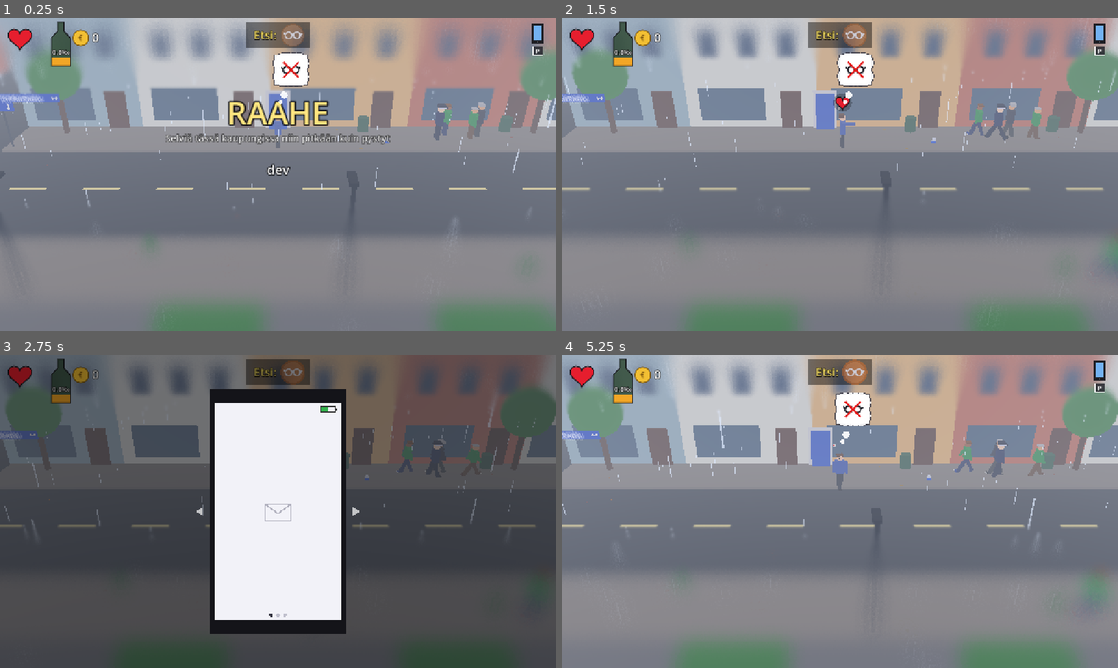
Above: before the commit, frames 1-4 (two rows, left to right).
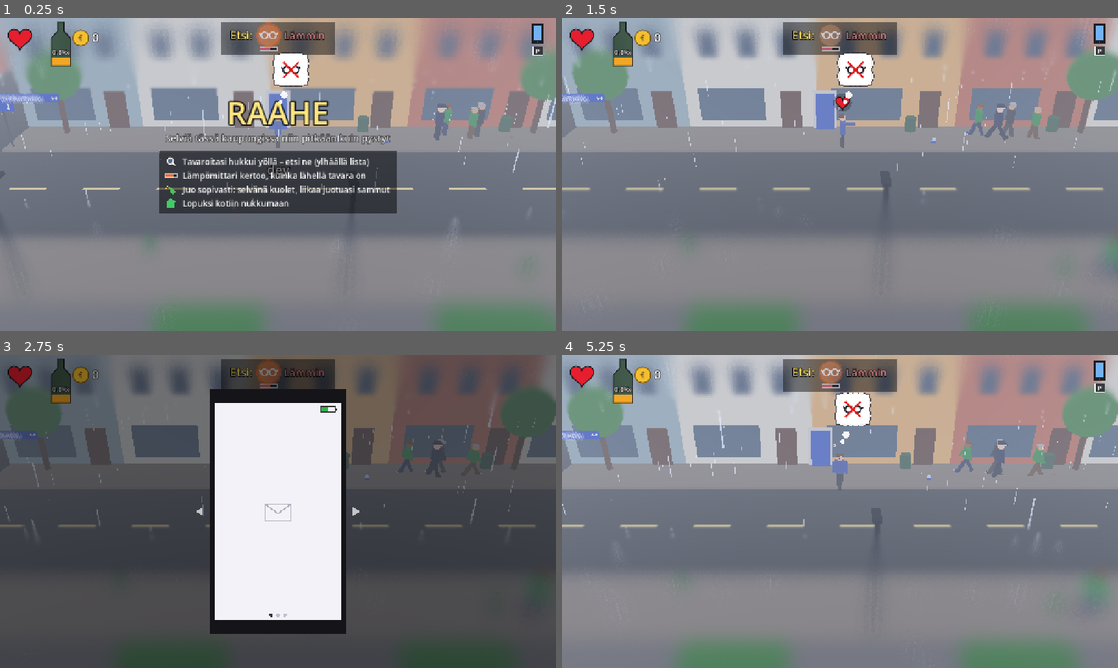
Above: after the commit, the same moments.

Repository: Ecculi/GoodMorningMoonshine
Game: Godot game, scene res://scenes/main.tscn
The game is run twice, just before and just after one commit, with the same random seed, the same clock (stepped at 60 frames per second) and the same inputs.
Inputs (mouse positions are in pixels of both pictures, inside the frame that each line leads up to):
- Up to frame 1 (0.25 s): no input
- Up to frame 2 (1.5 s): tap Enter at 0.5 s; move the mouse to (962, 158) at 0.52 s; hold Right (move_right) 0.53-1.25 s; hold Space (action) 0.53-1.25 s; click (962, 158) at 0.67 s; drag from (728, 190) to (812, 237) at 1.27 s
- Up to frame 3 (2.75 s): move the mouse to (333, 442) at 2.02 s; hold Right (move_right) from 2.03 s (still down); hold Space (action) from 2.03 s (still down); tap P (phone) at 2.1 s
- Up to frame 4 (5.25 s): release Right (move_right) at 2.75 s; release Space (action) at 2.75 s; drag from (812, 574) to (673, 464) at 2.77 s; move the mouse to (1006, 558) at 3.52 s; hold Left (move_left) 3.53-4.25 s; hold Space (action) 3.53-4.25 s; tap Z at 3.6 s; drag from (673, 464) to (756, 433) at 4.27 s; move the mouse to (867, 511) at 5.02 s; hold Down (move_down) from 5.03 s (still down); hold Space (action) from 5.03 s (still down); tap Tab at 5.1 s; click (867, 511) at 5.17 s

The runs differ from the first frame. In frame 1, 9.8% of the frame differs, in the area x 28-72%, y 1-63%; in frame 2, 1.7%; in frame 3, 1.6%; in frame 4, 1.8%.

Commit message:
Clearer goals: intro lines, a hot/cold thermometer and lost things that stand out
- New game: under the city name four short lines with icons: find what
  got lost, the thermometer tells how near, drink sensibly, then home.
- Find list: a thermometer under each missing thing (blue far, red
  near) and a word for the nearest: Kylma, Haalea, Lammin, Kuuma,
  Polttaa! (in the same block by metres).
- Lost things close by turn and bob, a glowing ring pulses round them
  and an arrow bounces above.

Co-Authored-By: Claude Opus 5.5 <noreply@anthropic.com>
Claude-Session: https://claude.ai/code/session_014p1PeeGbmYxJmsVU4HYhz4

Diff:
--- a/localization/strings.csv
+++ b/localization/strings.csv
@@ -178,3 +178,12 @@
 CAP_BIKE_1,"Pyöräilijä: ""Jalkakäytävä on minun kaistani."""
 CAP_BIKE_2,Potkulauta ajoi pois kuin mitään ei olisi tapahtunut.
 CITY_SUB,Selviä tässä kaupungissa niin pitkään kuin pystyt
+WARM_1,Kylmä
+WARM_2,Haalea
+WARM_3,Lämmin
+WARM_4,Kuuma
+WARM_5,Polttaa!
+INTRO_1,Tavaroitasi hukkui yöllä – etsi ne (ylhäällä lista)
+INTRO_2,"Lämpömittari kertoo, kuinka lähellä tavara on"
+INTRO_3,"Juo sopivasti: selvänä kuolet, liikaa juotuasi sammut"
+INTRO_4,Lopuksi kotiin nukkumaan
--- a/scripts/hud.gd
+++ b/scripts/hud.gd
@@ -112,6 +112,27 @@
 	var sub := tr("CITY_SUB")
 	draw_string_outline(font, Vector2(0, y + 40), sub, HORIZONTAL_ALIGNMENT_CENTER, vs.x, 22, 6, Color(0, 0, 0, 0.8 * a))
 	draw_string(font, Vector2(0, y + 40), sub, HORIZONTAL_ALIGNMENT_CENTER, vs.x, 22, Color(1, 1, 1, 0.9 * a))
+	# What to do, in three short lines with pictures.
+	var lines := [["SEARCH", tr("INTRO_1")], ["THERMO", tr("INTRO_2")], ["ACT_DRINK", tr("INTRO_3")], ["HOME", tr("INTRO_4")]]
+	var bw := 0.0
+	for ln in lines:
+		bw = maxf(bw, font.get_string_size(ln[1], HORIZONTAL_ALIGNMENT_LEFT, -1, 19).x)
+	var box := Rect2(Vector2((vs.x - bw - 70) * 0.5, y + 62), Vector2(bw + 70, lines.size() * 32 + 14))
+	draw_rect(box, Color(0, 0, 0, 0.5 * a))
+	for i in lines.size():
+		var ic := box.position + Vector2(28, 24 + i * 32)
+		var kind: String = lines[i][0]
+		if kind == "THERMO":
+			draw_rect(Rect2(ic + Vector2(-14, -4), Vector2(28, 8)), Color(0.1, 0.1, 0.15, a))
+			draw_rect(Rect2(ic + Vector2(-14, -4), Vector2(20, 8)), Color(1, 0.4, 0.15, a))
+			draw_rect(Rect2(ic + Vector2(-14, -4), Vector2(28, 8)), Color(1, 1, 1, 0.6 * a), false, 1.0)
+		elif kind == "HOME":
+			var hcol := Color(0.25, 0.8, 0.4, a)
+			draw_rect(Rect2(ic + Vector2(-9, -3), Vector2(18, 12)), hcol)
+			draw_colored_polygon(PackedVector2Array([ic + Vector2(-12, -2), ic + Vector2(0, -13), ic + Vector2(12, -2)]), hcol)
+		else:
+			_hint_action(ic, kind, a)
+		draw_string(font, ic + Vector2(26, 7), lines[i][1], HORIZONTAL_ALIGNMENT_LEFT, -1, 19, Color(1, 1, 1, a))
 
 
 ## A lost thing was just found: shown big in the middle of the screen.
@@ -938,21 +959,33 @@
 	var label := tr("FIND")
 	var label_w := font.get_string_size(label, HORIZONTAL_ALIGNMENT_LEFT, -1, 26).x
 	var icons_w := _today.size() * size + (_today.size() - 1) * gap
-	var w := label_w + 16.0 + icons_w + 36.0
-	var r := Rect2(Vector2((vs.x - w) * 0.5, 10), Vector2(w, size + 16))
+	# The warmest thing still missing gives the word (Cold ... Burning!).
+	var hottest := 0.0
+	for id in _today:
+		if GameState.is_lost(id):
+			hottest = maxf(hottest, warmth(id))
+	var word := tr(_warm_key(hottest))
+	var word_w := font.get_string_size(word, HORIZONTAL_ALIGNMENT_LEFT, -1, 24).x
+	var w := label_w + 16.0 + icons_w + 26.0 + word_w + 26.0
+	var r := Rect2(Vector2((vs.x - w) * 0.5, 10), Vector2(w, size + 30))
 	draw_rect(r, Color(0, 0, 0, 0.45))
-	var ty := r.get_center().y + 9
+	var ty := r.position.y + 8 + size * 0.5 + 9
 	draw_string_outline(font, Vector2(r.position.x + 18, ty), label, HORIZONTAL_ALIGNMENT_LEFT, -1, 26, 6, Color.BLACK)
 	draw_string(font, Vector2(r.position.x + 18, ty), label, HORIZONTAL_ALIGNMENT_LEFT, -1, 26, Color(1, 0.9, 0.4))
 	var x := r.position.x + 18 + label_w + 16 + size * 0.5
 	for id in _today:
-		var c := Vector2(x, r.get_center().y)
+		var c := Vector2(x, r.position.y + 8 + size * 0.5)
 		draw_circle(c, size * 0.55, Color(1, 1, 1, 0.15))
-		# Hot or cold: the nearer the thing (within about 2 blocks), the
-		# warmer and faster the glow behind its icon.
+		# Hot or cold: the nearer the thing, the warmer and faster the glow
+		# behind its icon, and the fuller and redder the thermometer under it.
 		if GameState.is_lost(id) and GameState.placements.has(id):
-			var bd: float = GameState.seg_distance(main.segment, GameState.placements[id][0])
-			var warm := clampf(1.0 - bd / 2.0, 0.0, 1.0)
+			var warm := warmth(id)
+			var bar := Rect2(c + Vector2(-size * 0.45, size * 0.5 + 6), Vector2(size * 0.9, 7))
+			draw_rect(bar, Color(0.1, 0.1, 0.15, 0.85))
+			var fill := maxf(warm, 0.08)
+			draw_rect(Rect2(bar.position, Vector2(bar.size.x * fill, bar.size.y)),
+				Color(0.3, 0.55, 1.0).lerp(Color(1.0, 0.2, 0.1), warm))
+			draw_rect(bar, Color(1, 1, 1, 0.5), false, 1.0)
 			if warm > 0.0:
 				var pulse := 0.5 + 0.5 * sin(Time.get_ticks_msec() / 1000.0 * lerpf(2.0, 12.0, warm))
 				var wc := Color(1.0, lerpf(0.7, 0.2, warm), 0.1, (0.25 + 0.5 * pulse) * warm)
@@ -966,6 +999,37 @@
 			draw_polyline(PackedVector2Array([c + Vector2(6, 10), c + Vector2(12, 16), c + Vector2(22, 2)]),
 				Color(0.3, 0.95, 0.3), 4.0, true)
 		x += size + gap
+	# The word for the warmest missing thing.
+	var word_col := Color(0.55, 0.75, 1.0).lerp(Color(1.0, 0.35, 0.2), hottest)
+	var wp := Vector2(r.end.x - word_w - 22, ty)
+	draw_string_outline(font, wp, word, HORIZONTAL_ALIGNMENT_LEFT, -1, 24, 6, Color.BLACK)
+	draw_string(font, wp, word, HORIZONTAL_ALIGNMENT_LEFT, -1, 24, word_col)
+
+
+## How near a missing thing is, 0 (cold: over 2 blocks away) .. 1 (right
+## here). Within the same block by metres, otherwise by blocks.
+func warmth(id: String) -> float:
+	if main == null or not GameState.placements.has(id):
+		return 0.0
+	var pl: Array = GameState.placements[id]
+	if pl[0] == main.segment:
+		var pos: Vector3 = pl[1]
+		var d := Vector2(pos.x - main.player.position.x, pos.z - main.player.position.z).length()
+		return lerpf(0.75, 1.0, 1.0 - clampf(d / 20.0, 0.0, 1.0))
+	var bd: float = GameState.seg_distance(main.segment, pl[0])
+	return clampf(0.75 - (bd - 0.5) * 0.3, 0.0, 0.6)
+
+
+func _warm_key(w: float) -> String:
+	if w >= 0.9:
+		return "WARM_5"
+	if w >= 0.72:
+		return "WARM_4"
+	if w >= 0.4:
+		return "WARM_3"
+	if w > 0.1:
+		return "WARM_2"
+	return "WARM_1"
 
 
 ## Morning: a thought bubble above the character's head with the things
--- a/scripts/lost_item_node.gd
+++ b/scripts/lost_item_node.gd
@@ -1,7 +1,8 @@
 extends Node3D
 ## One of the player's lost belongings lying in the street. From afar it
-## is only a grey shape; it gets its real colours when the player is close
-## (closer without glasses).
+## is only a grey shape; when the player is close (closer without glasses)
+## it gets its real colours and stands out: it turns and bobs, a glowing
+## ring pulses on the ground round it and an arrow bounces above it.
 
 const LostItems = preload("res://scripts/lost_items.gd")
 
@@ -10,6 +11,9 @@
 var _model: Node3D
 var _grey := StandardMaterial3D.new()
 var _revealed := false
+var _ring: MeshInstance3D
+var _arrow: Label3D
+var _t := 0.0
 
 
 func setup(item_id: String) -> void:
@@ -19,6 +23,30 @@
 	add_child(_model)
 	_grey.albedo_color = Color(0.45, 0.45, 0.47)
 	_grey.roughness = 1.0
+	_ring = MeshInstance3D.new()
+	var tm := TorusMesh.new()
+	tm.inner_radius = 0.42
+	tm.outer_radius = 0.52
+	_ring.mesh = tm
+	var rm := StandardMaterial3D.new()
+	rm.albedo_color = Color(1, 0.85, 0.2, 0.85)
+	rm.emission_enabled = true
+	rm.emission = Color(1, 0.8, 0.2)
+	rm.emission_energy_multiplier = 1.5
+	rm.shading_mode = BaseMaterial3D.SHADING_MODE_UNSHADED
+	rm.transparency = BaseMaterial3D.TRANSPARENCY_ALPHA
+	_ring.material_override = rm
+	_ring.position = Vector3(0, 0.03, 0)
+	add_child(_ring)
+	_arrow = Label3D.new()
+	_arrow.text = "▼"
+	_arrow.font_size = 96
+	_arrow.pixel_size = 0.005
+	_arrow.billboard = BaseMaterial3D.BILLBOARD_ENABLED
+	_arrow.no_depth_test = true
+	_arrow.modulate = Color(1, 0.85, 0.2)
+	_arrow.outline_size = 18
+	add_child(_arrow)
 	_set_revealed(false)
 
 
@@ -29,10 +57,21 @@
 	var want := d < reach
 	if want != _revealed:
 		_set_revealed(want)
+	if _revealed:
+		_t += _delta
+		_model.rotation.y += _delta * 1.5
+		_model.position.y = 0.1 + absf(sin(_t * 3.0)) * 0.12
+		var k := 1.0 + 0.15 * sin(_t * 5.0)
+		_ring.scale = Vector3(k, 1.0, k)
+		_arrow.position = Vector3(0, 1.25 + absf(sin(_t * 4.0)) * 0.2, 0)
 
 
 func _set_revealed(on: bool) -> void:
 	_revealed = on
+	_ring.visible = on
+	_arrow.visible = on
+	if not on:
+		_model.position.y = 0.0
 	for c in _model.get_children():
 		if c is MeshInstance3D:
 			c.material_overlay = null
Not shown, changed: DESIGN.md
